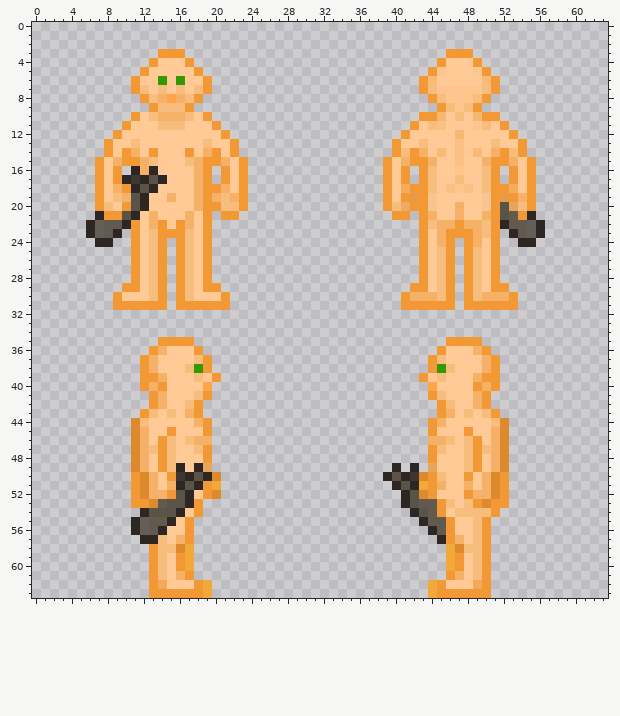
Pixel-art sprite, stored at Resources/Textures/Template/Humanoid/human.png. Above is the file before it was changed.
The file is 64x64 pixels. Colours within 5 levels of each other are drawn and written as one.
After the commit:
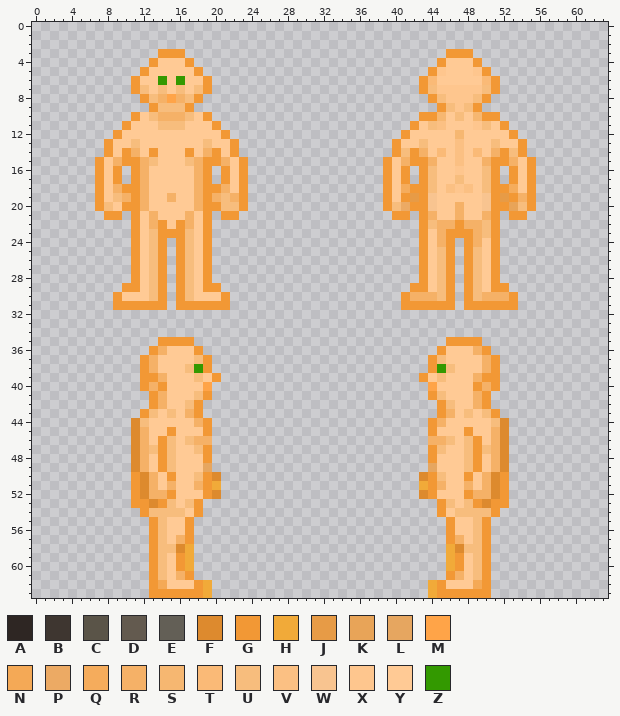
Palette (. is transparent): A #2e2623  B #3e3630  C #5a5448  D #635a4f  E #635f56  F #dd8a2e  G #f29835  H #f1aa39  J #e79b46  K #e8a458  L #e6a660  M #ffa448  N #f4a956  P #ecaa64  Q #f5ac5c  R #f5b167  S #f6b771  T #faba77  U #f7bd7d  V #fbc083  W #f8c490  X #fec68e  Y #ffca95  Z #339900
What changed:
The author changed colour A to colour G in row 16 at x 11; in row 18 at x 11; in row 21 at x 11; in row 50 at x 19; in row 54 at x 12; in row 57 at x 13.
The author changed colour B to colour G in row 17 at x 11.
The author changed colour C to colour G in row 19 at x 11; in row 20 at x 11 and 52.
The author changed colour D to colour G in row 21 at x 53; in row 53 at x 14; in rows 55 to 56 at x 13.
The author changed colour A to colour R in row 17 at x 12; in rows 19 to 20 at x 12; in row 51 at x 18.
The author changed colour C to colour R in row 18 at x 12.
The author changed colour A to colour U in row 53 at x 17; in row 54 at x 16; in row 56 at x 14.
The author changed colour C to colour U in row 50 at x 18; in row 53 at x 15; in row 54 at x 13 to 15.
The author changed colour D to colour U in row 55 at x 14.
The author changed colour A to colour Y in row 16 at x 13; in row 17 at x 14; in row 18 at x 13; in row 49 at x 16 and 18; in row 50 at x 17; in row 51 at x 16.
The author changed colour A to colour Y in row 52 at x 17; in row 55 at x 15.
The author changed colour B to colour Y in row 50 at x 16.
The author changed colour C to colour Y in row 17 at x 13; in row 51 at x 17; in rows 52 to 53 at x 16.
Colour A is gone in row 17 at x 10; in row 21 at x 7 and 55; in row 22 at x 6, 10, 52 and 56; in row 23 at x 6, 9, 53 and 56; in row 24 at x 7 to 8 and 54 to 55; in row 49 at x 40 and 42.
Colour A is gone in row 50 at x 39 and 41; in row 51 at x 40 and 42; in rows 52 to 53 at x 41; in row 54 at x 42; in row 55 at x 11 and 43; in row 56 at x 11 and 44.
Colour A is gone in row 57 at x 12 and 45.
Colour B is gone in row 50 at x 42.
Colour C is gone in row 21 at x 10 and 52; in row 50 at x 40; in row 51 at x 41; in rows 52 to 53 at x 42; in row 54 at x 43.
Colour D is gone in row 22 at x 8 to 9 and 53 to 54; in row 23 at x 8 and 54; in row 53 at x 43 to 44; in row 54 at x 44; in row 55 at x 44 to 45; in row 56 at x 45.
Colour E is gone in rows 22 to 23 at x 7 and 55; in rows 55 to 56 at x 12.
